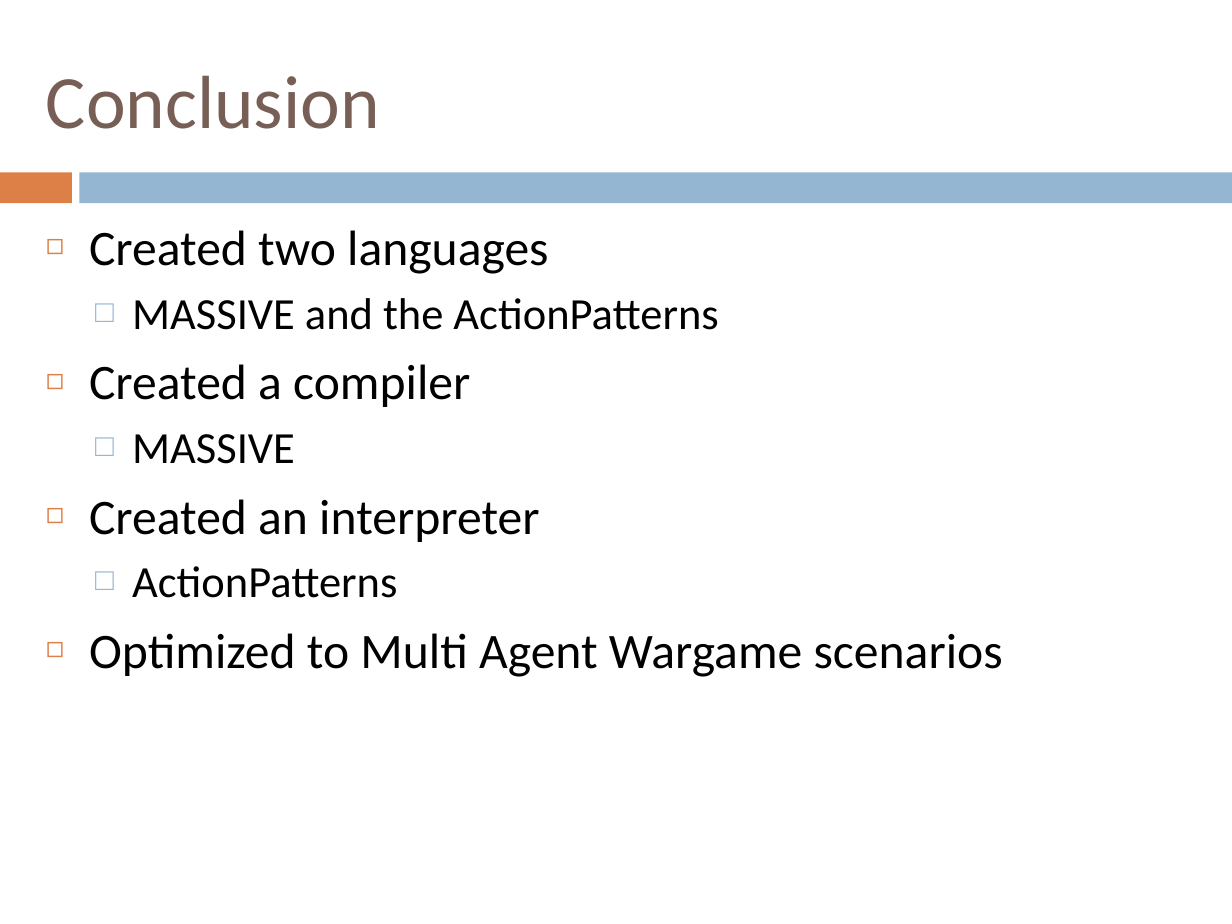
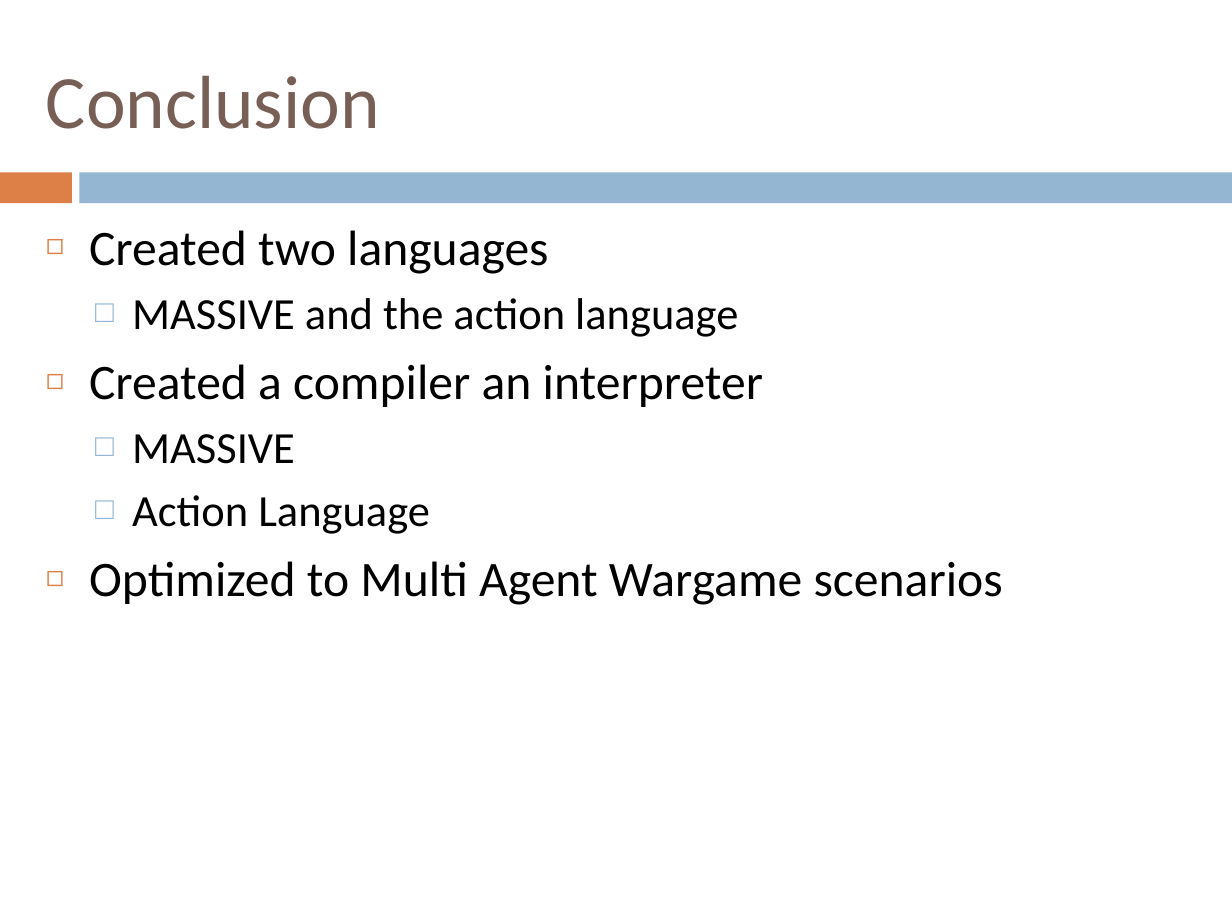
Before and after one commit to henrikklarup/sw402a, a slide deck: slide 32 of Project/præsentation/lasse.pptx (slide 34 before the commit). Drawn at 1232x924 pixels with LibreOffice and Linux fonts; fonts in the diff are those of the drawing. Boxes give left, top, right and bottom in pixels: in the first picture for what was removed or moved away, otherwise in the second. Text is boxed around its words. In the diff, an @@ line names an element or a change of style, - is before the commit and + after.

```diff
--- a/Project/præsentation/lasse.pptx
+++ b/Project/præsentation/lasse.pptx
@@ text at [89,298,763,407]: text changed; size 26 to 29 pt @@
-  □ MASSIVE and the ActionPatterns
-◻ Created a compiler
+  □ MASSIVE and the action language
+◻ Created a compiler an interpreter
@@ text at [132,495,430,534]: text changed; size 29 to 26 pt @@
-◻ Created an interpreter
-  □ ActionPatterns
+  □ Action Language
```
Also in this commit, not shown: 2 other slides changed, 2 slides removed.
